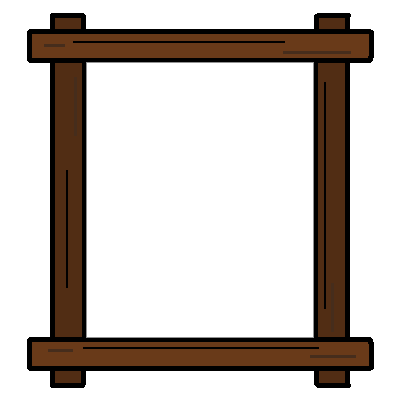
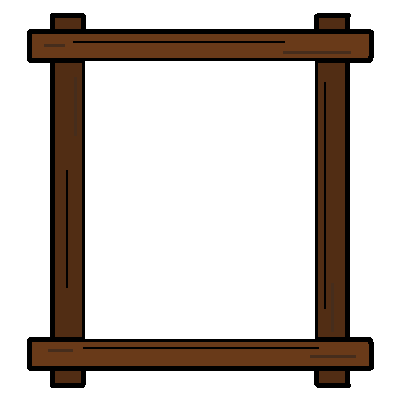
Layered file, before and after one edit (400 × 400). Changes by layer:
added layer "inside" above "soldier_frame" over (85, 61, 315, 339)
